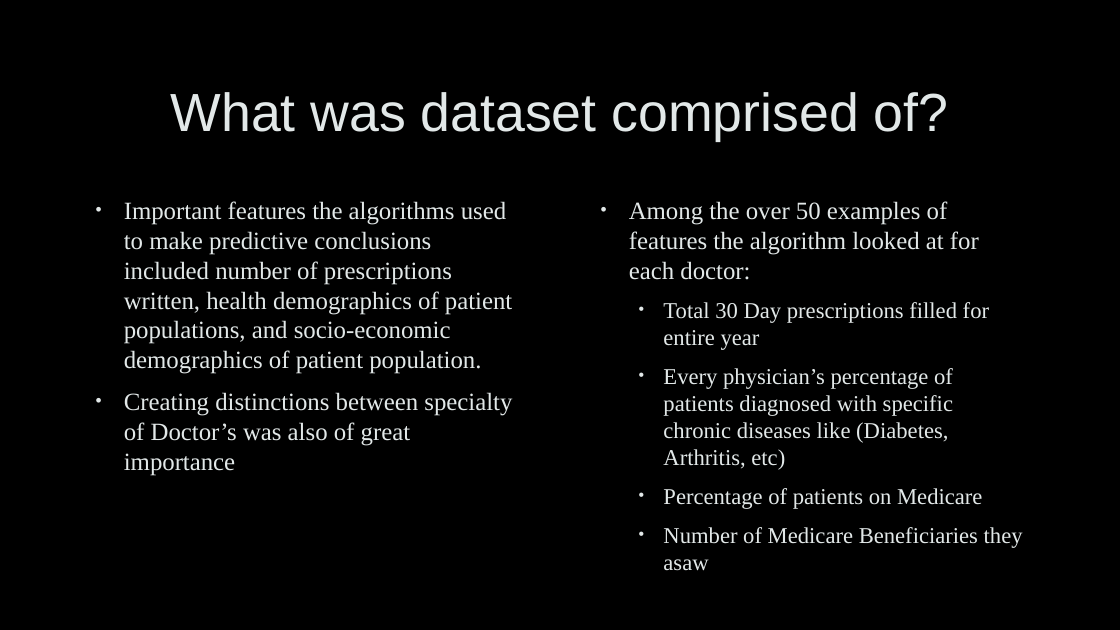
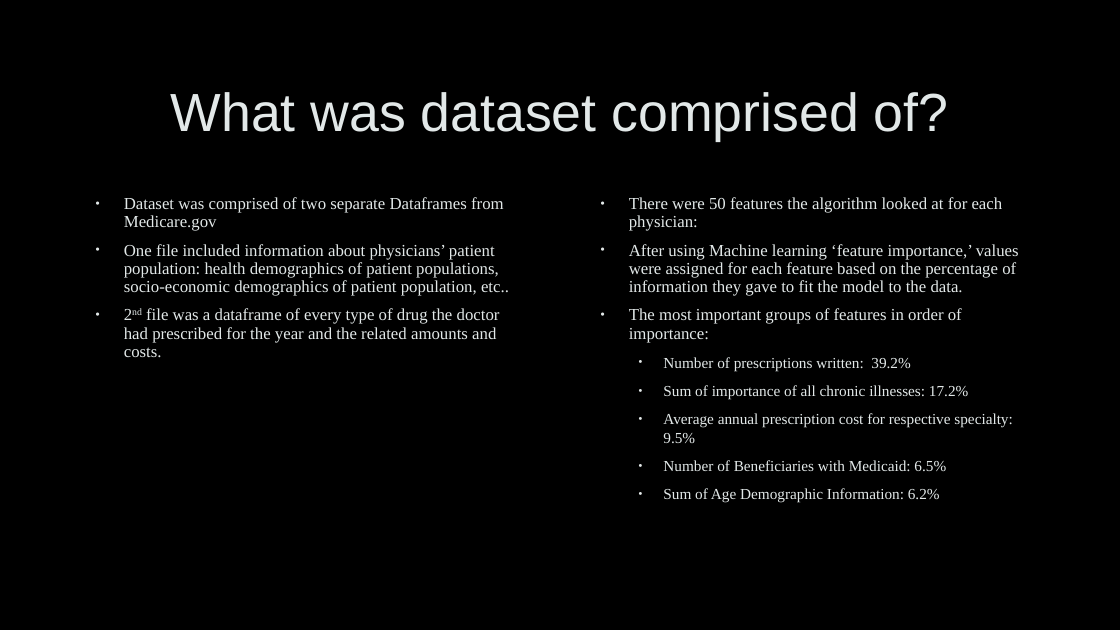
Before and after one commit to spiegelcolorado/Capstone-2-Final, a slide deck: slide 5 of Medicare_Rx_Slides.pptx. Drawn at 1120x630 pixels with LibreOffice and Linux fonts; fonts in the diff are those of the drawing; background and template pictures are left out. Boxes give left, top, right and bottom in pixels: in the first picture for what was removed or moved away, otherwise in the second. Text is boxed around its words. In the diff, an @@ line names an element or a change of style, - is before the commit and + after.

```diff
--- a/Medicare_Rx_Slides.pptx
+++ b/Medicare_Rx_Slides.pptx
@@ text at [124,197,509,357]: text changed; size 21.3 to 14.4 pt @@
-• Important features the algorithms used to make predictive conclusions included number of prescriptions written, health demographics of patient populations, and socio-economic demographics of patient population.
-• Creating distinctions between specialty of Doctor’s was also of great importance
+• Dataset was comprised of two separate Dataframes from Medicare.gov
+• One file included information about physicians’ patient population: health demographics of patient populations, socio-economic demographics of patient population, etc..
+• 2nd file was a dataframe of every type of drug the doctor had prescribed for the year and the related amounts and costs.
@@ text at [629,197,1019,503]: text changed; size 19.4 to 14.4 pt @@
-• Among the over 50 examples of features the algorithm looked at for each doctor:
-  • Total 30 Day prescriptions filled for entire year
-  • Every physician’s percentage of patients diagnosed with specific chronic diseases like (Diabetes, Arthritis, etc)
-  • Percentage of patients on Medicare
-  • Number of Medicare Beneficiaries they asaw
+• There were 50 features the algorithm looked at for each physician:
+• After using Machine learning ‘feature importance,’ values were assigned for each feature based on the percentage of information they gave to fit the model to the data.
+• The most important groups of features in order of importance:
+  • Number of prescriptions written: 39.2%
+  • Sum of importance of all chronic illnesses: 17.2%
+  • Average annual prescription cost for respective specialty: 9.5%
+  • Number of Beneficiaries with Medicaid: 6.5%
+  • Sum of Age Demographic Information: 6.2%
```
Also in this commit, not shown: 5 other slides changed, 1 slide removed.
